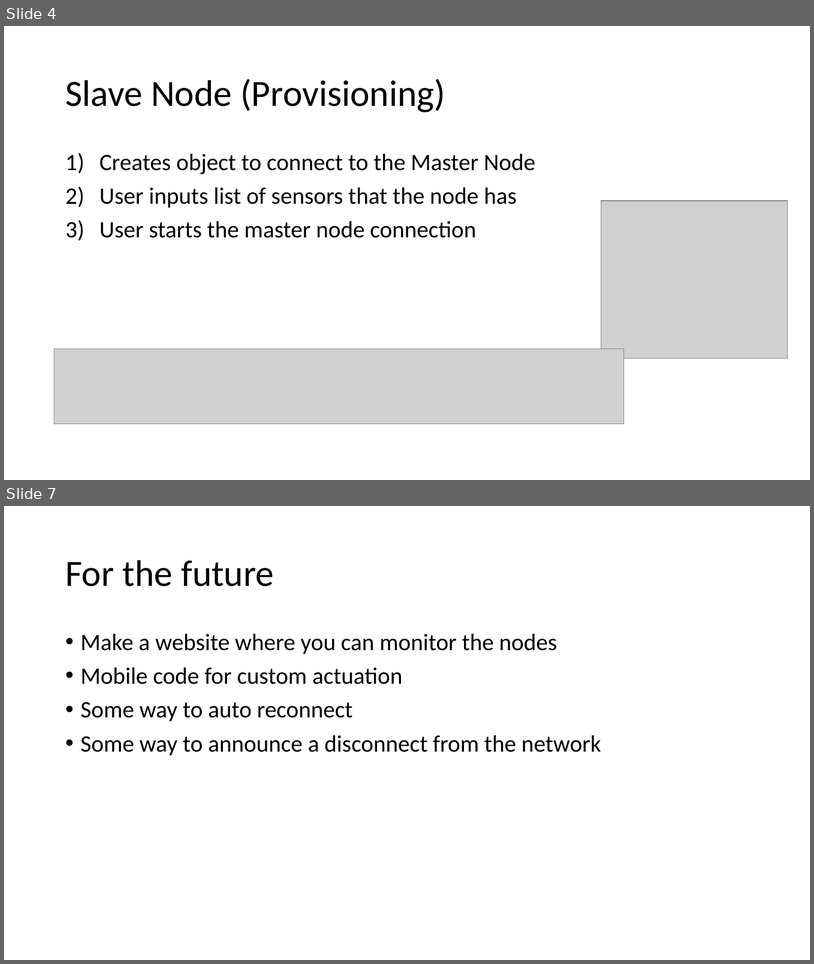
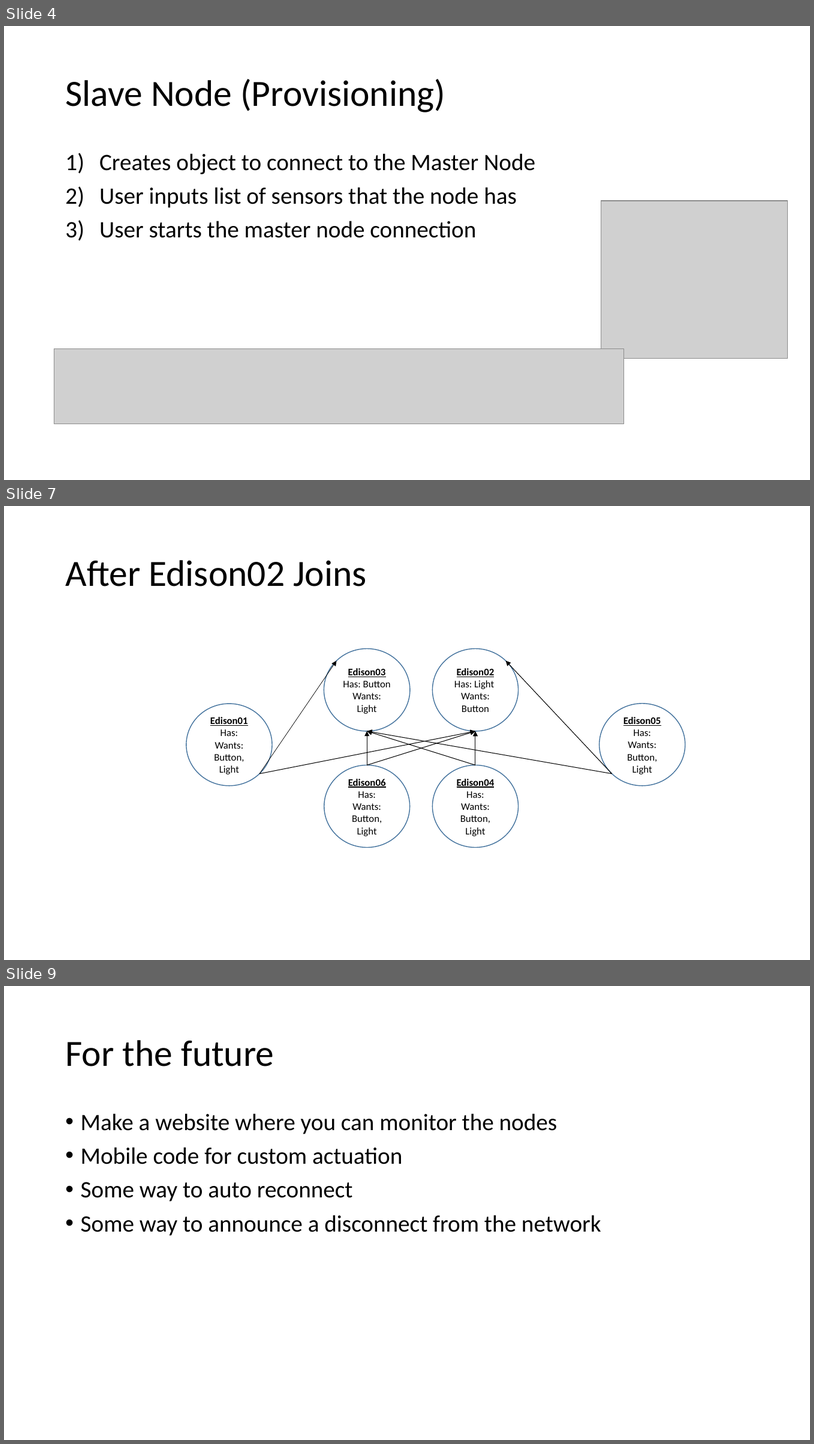
Before and after one commit to rush2sk8/Intel-Edison-PS, a slide deck: node network.pptx. Shown one above the other, each under a label of ours: slides 4 and 7 before the commit, slides 4, 7 and 9 after it; the slides between them are not shown. The pictures are 814x964 and 814x1444 pixels, drawn with LibreOffice and Linux fonts; fonts in the diff are those of the drawing; grey boxes stand for pictures. Boxes give left, top, right and bottom in pixels: in the first picture for what was removed or moved away, otherwise in the second. Text is boxed around its words. In the diff, an @@ line names an element or a change of style, - is before the commit and + after.

```diff
--- a/node network.pptx
+++ b/node network.pptx
@@ slide 7 added at (4, 506, 810, 960), background #FFFFFF @@
@@ title added at (65, 560, 367, 586), 44 pt, text #000000 @@
+After Edison02 Joins
@@ ellipse added at (324, 649, 410, 731), fill #FFFFFF, outline #43739E 1 pt, 12 pt, text #000000 @@
+Edison03
+Has: Button
+Wants: Light
@@ ellipse added at (433, 649, 519, 731), fill #FFFFFF, outline #43739E 1 pt, 12 pt, text #000000 @@
+Edison02
+Has: Light
+Wants: Button
@@ arrow added from (260, 774) to (337, 661), #000000 0.5 pt @@
@@ arrow added from (612, 774) to (506, 661), #000000 0.75 pt @@
@@ ellipse added at (600, 703, 686, 786), fill #FFFFFF, outline #43739E 1 pt, 12 pt, text #000000 @@
+Edison05
+Has:
+Wants: Button, Light
@@ ellipse added at (186, 704, 272, 786), fill #FFFFFF, outline #43739E 1 pt, 12 pt, text #000000 @@
+Edison01
+Has:
+Wants: Button, Light
@@ arrow added from (260, 774) to (476, 731), #000000 0.75 pt @@
@@ arrow added from (612, 774) to (367, 731), #000000 0.75 pt @@
@@ arrow added from (367, 765) to (367, 731), #000000 0.75 pt @@
@@ arrow added from (367, 765) to (476, 731), #000000 0.75 pt @@
@@ arrow added from (476, 765) to (367, 731), #000000 0.75 pt @@
@@ arrow added from (476, 765) to (476, 731), #000000 0.75 pt @@
@@ ellipse added at (324, 765, 411, 847), fill #FFFFFF, outline #43739E 1 pt, 12 pt, text #000000 @@
+Edison06
+Has:
+Wants: Button, Light
@@ ellipse added at (433, 765, 519, 847), fill #FFFFFF, outline #43739E 1 pt, 12 pt, text #000000 @@
+Edison04
+Has:
+Wants: Button, Light
@@ what was slide 7 is now slide 9 @@
```
Also in this commit, not shown: 2 slides changed, 1 other slide added, 9 other files.
